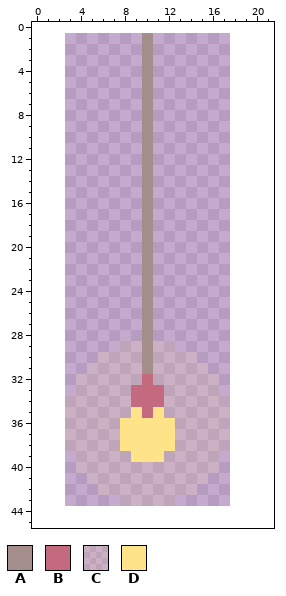
A sprite sheet gets an edit: public/assets/dBsHallLamp.png. Above: the version before the commit.
The file is 15x43 pixels. Shown: x 0..21, y 0..45. The old version is drawn lined up with the new one, on the new canvas.
Palette (. is transparent): A #a38e8c  B #c46a7e  C #ffe38820  D #ffe388
Pixels before, first column x 3:
 1 .......A.......
 2 .......A.......
 3 .......A.......
 4 .......A.......
 5 .......A.......
 6 .......A.......
 7 .......A.......
 8 .......A.......
 9 .......A.......
10 .......A.......
11 .......A.......
12 .......A.......
13 .......A.......
14 .......A.......
15 .......A.......
16 .......A.......
17 .......A.......
18 .......A.......
19 .......A.......
20 .......A.......
21 .......A.......
22 .......A.......
23 .......A.......
24 .......A.......
25 .......A.......
26 .......A.......
27 .......A.......
28 .......A.......
29 .....CCACC.....
30 ...CCCCACCCC...
31 ..CCCCCACCCCC..
32 .CCCCCCBCCCCCC.
33 .CCCCCBBBCCCCC.
34 CCCCCCBBBCCCCCC
35 CCCCCCDBDCCCCCC
36 CCCCCDDDDDCCCCC
37 CCCCCDDDDDCCCCC
38 CCCCCDDDDDCCCCC
39 .CCCCCDDDCCCCC.
40 .CCCCCCCCCCCCC.
41 ..CCCCCCCCCCC..
42 ...CCCCCCCCC...
43 .....CCCCC.....
Now the later version:
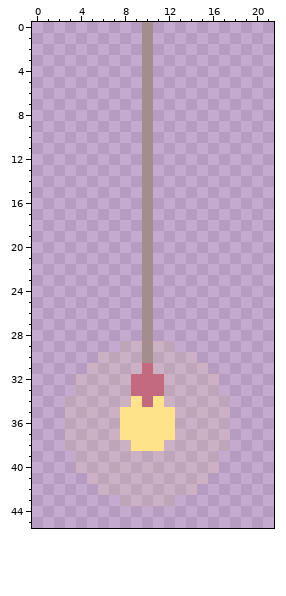
Diff:
canvas 15x43 -> 22x104, the old top-left corner now at 3,1
Changed rows in their new state; - is an unchanged pixel.
first column x 10:
 0 A
first column x 8:
31 --B--
32 -B-B-
34 -D-D-
35 D-D-D
38 C---C
39 -CCC-
Pixel boxes of the changes (left, top, right, bottom) in both pictures:
added: (142, 22, 153, 33)
changed: (120, 363, 175, 462)
